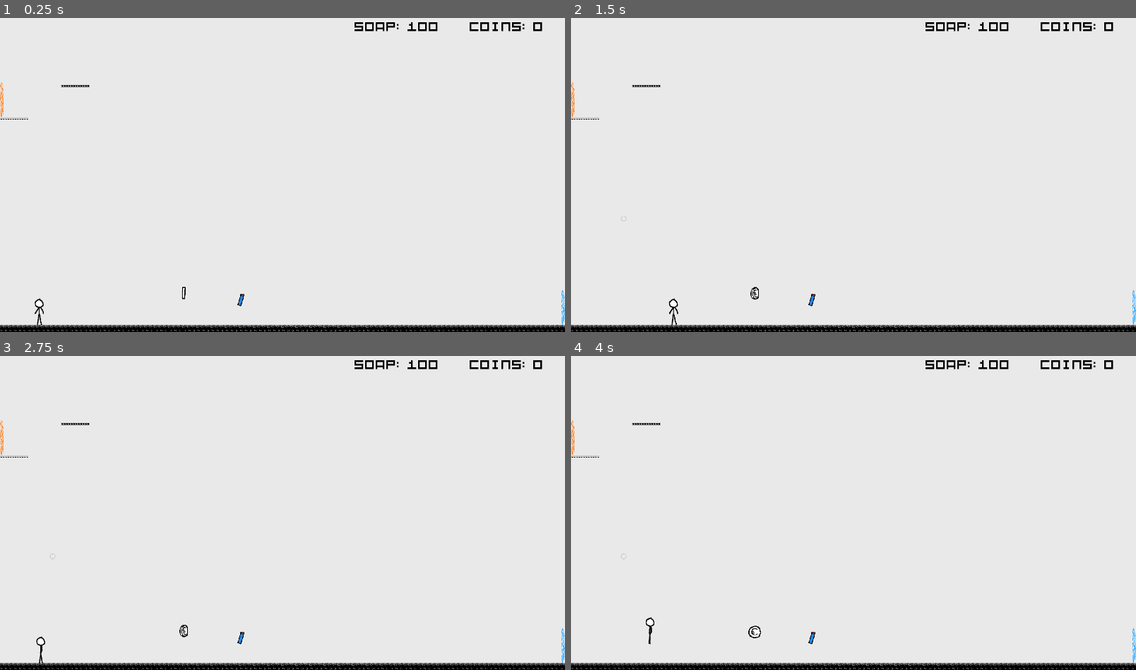
Above: before the commit, frames 1-4 (two rows, left to right).
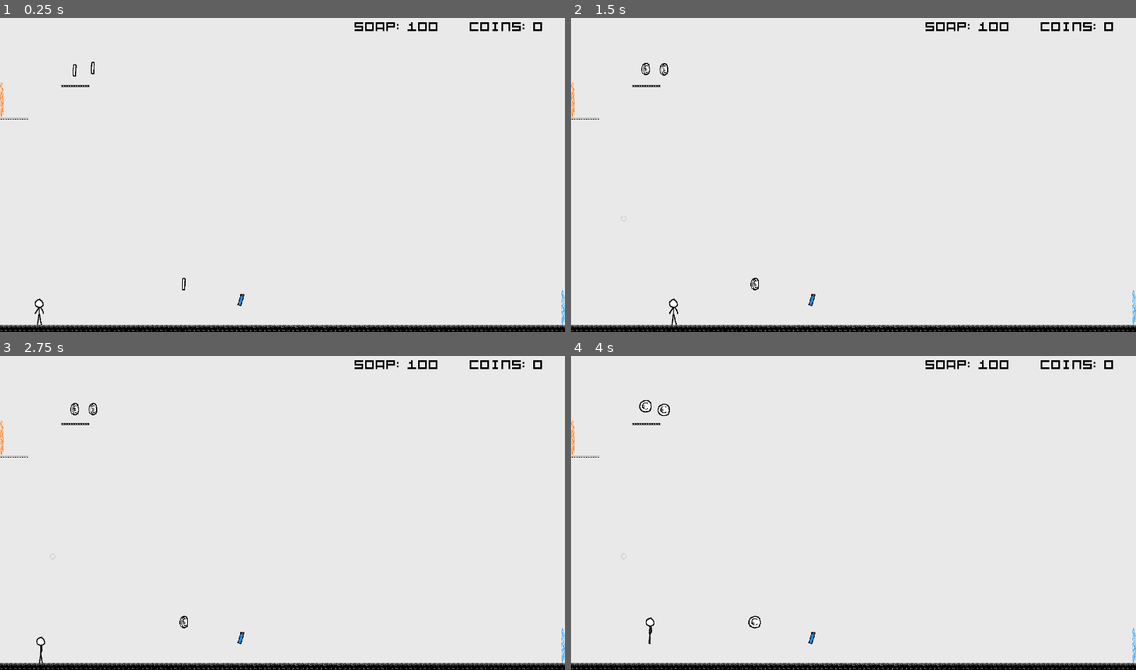
Above: after the commit, the same moments.

Repository: dennis-jung/ggj2025
Game: Godot game, scene res://scenes/tileset_test/game.tscn
Two runs of this game, one before a commit and one after it. Both use one fixed random seed, a clock stepped at 60 frames per second and the inputs below.
Inputs (mouse positions are in pixels of both pictures, inside the frame that each line leads up to):
- Up to frame 1 (0.25 s): no input
- Up to frame 2 (1.5 s): tap Enter (ui_accept) at 0.5, 0.77 s; move the mouse to (977, 156) at 0.52 s; hold Right (ui_right) 0.53-1.25 s; tap B (create_bubble) at 0.6 s; click (977, 156) at 0.67 s; drag from (740, 187) to (621, 222) at 1.27 s
- Up to frame 3 (2.75 s): move the mouse to (339, 440) at 2.02 s; hold Left (ui_left) from 2.03 s (still down); tap U at 2.1 s
- Up to frame 4 (4 s): release Left (ui_left) at 2.75 s; drag from (825, 575) to (751, 632) at 2.77 s; move the mouse to (1023, 560) at 3.52 s; hold Right (ui_right) from 3.53 s (still down); tap Tab at 3.6 s; tap Enter (ui_accept) at 3.77 s

The runs differ from the first frame. In frame 1, less than 0.1% of the frame differs, in the area x 12-33%, y 13-90%; in frame 2, 0.1%; in frame 3, 0.1%; in frame 4, 0.2%, in the area x 12-34%, y 13-90%.

Commit message:
coins modified

Diff:
--- a/scenes/coin/coin.gd
+++ b/scenes/coin/coin.gd
@@ -10,12 +10,13 @@
 func _ready() -> void:
 	if tween:
 		tween.kill()
-	tween = create_tween()
-	tween = create_tween().set_loops(200) # loop the tween 2 times
+	tween = create_tween().set_loops() # loop the tween 2 times
 	tween.tween_interval(randf_range(0.0, 0.5))
-	tween.tween_property(sprite, "position:y", max_displacment, 0.2)
-	tween.tween_property(sprite, "position:y", _inital_y_pos, 1.0)
-	tween.tween_interval(1) # wait for 1 second before repeating
+	tween.set_ease(Tween.EASE_OUT)
+	tween.tween_property(sprite, "position", Vector2(0,max_displacment), 0.4).as_relative()
+	tween.tween_property(sprite, "position", Vector2(0,-max_displacment), 0.4).as_relative()
+	#tween.tween_property(sprite, "position:y", _inital_y_pos, 1.0)
+	#tween.tween_interval(0.1) # wait for 1 second before repeating
 
 # Called every frame. 'delta' is the elapsed time since the previous frame.
 func _process(delta):
--- a/scenes/coin/coin.tscn
+++ b/scenes/coin/coin.tscn
@@ -35,11 +35,13 @@
 script = ExtResource("1_61y77")
 
 [node name="AnimatedSprite2D" type="AnimatedSprite2D" parent="."]
+position = Vector2(0, -30)
 sprite_frames = SubResource("SpriteFrames_rqvs3")
 autoplay = "default"
 frame_progress = 0.699251
 
 [node name="CollisionShape2D" type="CollisionShape2D" parent="."]
+position = Vector2(0, -30)
 shape = SubResource("CircleShape2D_yr6x6")
 
 [connection signal="body_entered" from="." to="." method="_on_body_entered"]
--- a/scenes/tileset_test/game.tscn
+++ b/scenes/tileset_test/game.tscn
@@ -920,6 +920,12 @@
 [node name="Coin" parent="." instance=ExtResource("5_wfcg5")]
 position = Vector2(624, 947)
 
+[node name="Coin2" parent="." instance=ExtResource("5_wfcg5")]
+position = Vector2(315, 212)
+
+[node name="Coin3" parent="." instance=ExtResource("5_wfcg5")]
+position = Vector2(253, 211)
+
 [node name="Soap" parent="." instance=ExtResource("2_woiq4")]
 position = Vector2(819, 971)
 
